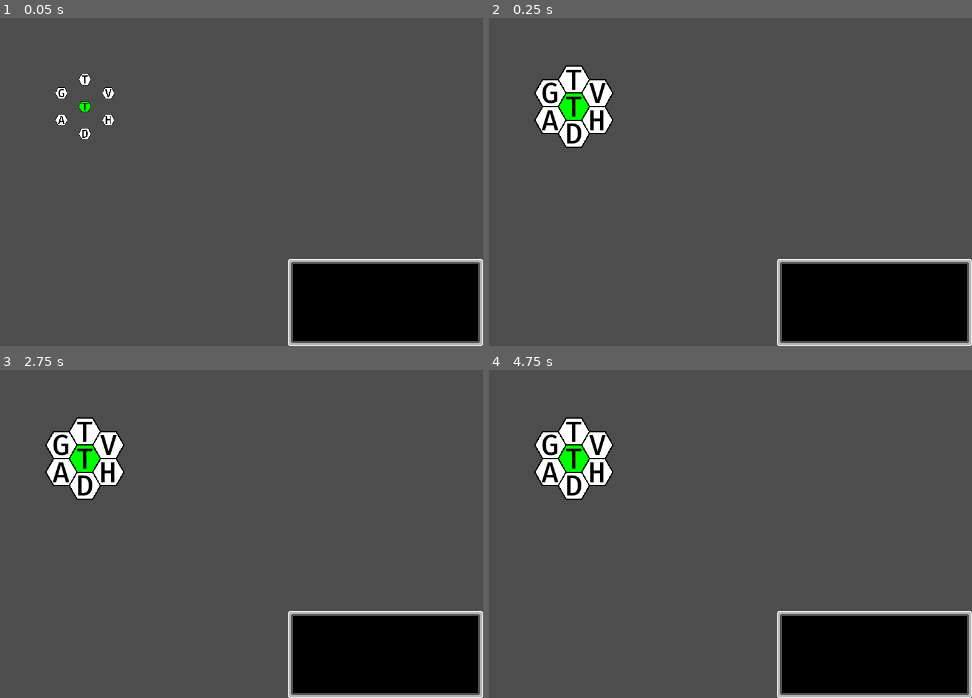
Above: before the commit, frames 1-4 (two rows, left to right).
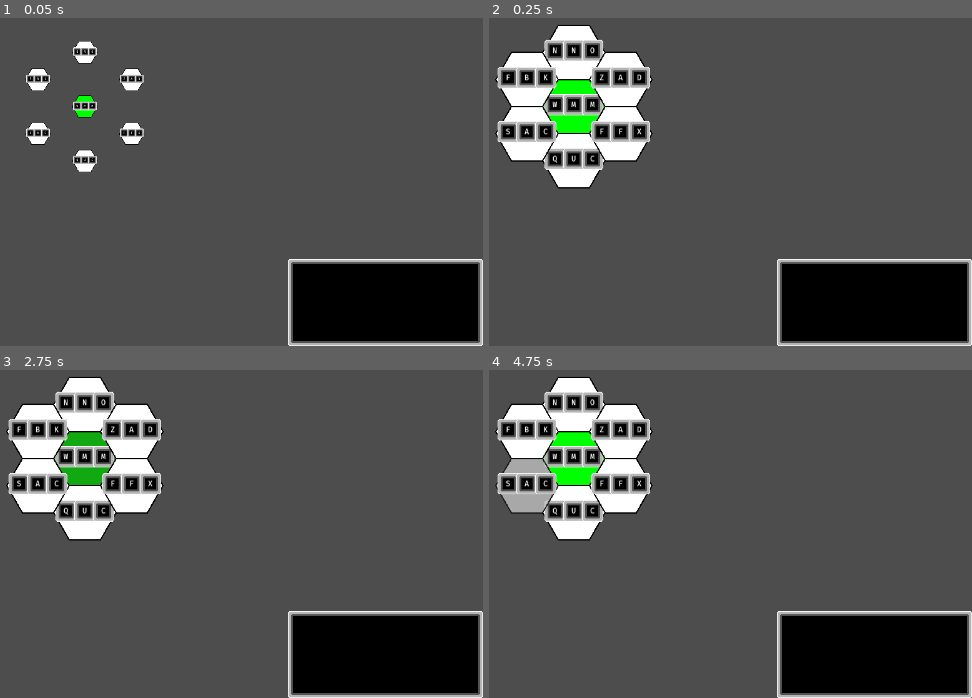
Above: after the commit, the same moments.

Repository: bjornarprytz/road-trip
Game: Godot game, scene res://main.tscn
Same seed, same stepped clock (60 frames per second), same inputs: the game is played once before the commit and once after it.
Inputs (mouse positions are in pixels of both pictures, inside the frame that each line leads up to):
- Up to frame 1 (0.05 s): no input
- Up to frame 2 (0.25 s): no input
- Up to frame 3 (2.75 s): tap Enter at 0.5, 0.6, 1.35, 2, 2.1 s; move the mouse to (86, 458) at 0.52 s; click (86, 458) at 0.67 s; tap Space at 1.25 s; move the mouse to (86, 484) at 1.27 s; click (86, 484) at 1.42 s; move the mouse to (86, 432) at 2.02 s; click (86, 432) at 2.17 s
- Up to frame 4 (4.75 s): move the mouse to (551, 445) at 2.77 s; tap Enter at 2.85, 3.6, 4.35 s; click (551, 445) at 2.92 s; move the mouse to (595, 471) at 3.52 s; click (595, 471) at 3.67 s; tap Space at 4.25 s; move the mouse to (551, 471) at 4.27 s; click (551, 471) at 4.42 s

The runs differ from the first frame. In frame 1, 2.2% of the frame differs, in the area x 5-30%, y 7-47%; in frame 2, 10%; in frame 3, 10%; in frame 4, 10%, in the area x 1-34%, y 2-53%.

Commit message:
wip wordy gameplay

Diff:
--- /dev/null
+++ b/src/action/letter.gd
@@ -0,0 +1,28 @@
+class_name Letter
+extends Control
+
+var character: String
+@onready var letter: RichTextLabel = %Text
+
+var _forecasting: bool = false
+var _completed: bool = false
+
+func _ready() -> void:
+	letter.text = character.to_upper()
+
+func forecast(on: bool):
+	_forecasting = on
+	if on:
+		print("Forecasting: %s" % character)
+		letter.modulate = Color.BLUE_VIOLET
+	else:
+		letter.modulate = Color.WHITE
+
+
+func complete():
+	_forecasting = false
+	_completed = true
+
+	letter.modulate = Color.GREEN
+
+	print("Completed letter %s" % character)
--- /dev/null
+++ b/src/action/letter.tscn
@@ -0,0 +1,22 @@
+[gd_scene load_steps=2 format=3 uid="uid://d1kgidjcgw0ic"]
+
+[ext_resource type="Script" uid="uid://d1maetuw7l58i" path="res://action/letter.gd" id="1_urufb"]
+
+[node name="Letter" type="AspectRatioContainer"]
+offset_right = 50.0
+offset_bottom = 50.0
+stretch_mode = 1
+script = ExtResource("1_urufb")
+
+[node name="Panel" type="PanelContainer" parent="."]
+layout_mode = 2
+
+[node name="Text" type="RichTextLabel" parent="Panel"]
+unique_name_in_owner = true
+layout_mode = 2
+theme_override_font_sizes/normal_font_size = 12
+text = "S"
+fit_content = true
+autowrap_mode = 0
+horizontal_alignment = 1
+vertical_alignment = 1
--- /dev/null
+++ b/src/action/puzzle.gd
@@ -0,0 +1,50 @@
+class_name Puzzle
+extends GridContainer
+
+signal complete(puzzle: Puzzle)
+
+var word: String
+
+var current_letter: Letter:
+	get:
+		return get_child(_current_index) as Letter
+
+var _current_index: int = 0
+var _is_completed = false
+
+func forecast_letter(character: String):
+	assert(character.length() == 1)
+
+	if _is_completed:
+		return
+
+	if current_letter.character.to_upper() == character.to_upper():
+		current_letter.forecast(true)
+	else:
+		current_letter.forecast(false)
+
+func commit_letter(character: String):
+	assert(character.length() == 1)
+
+	if _is_completed:
+		return
+
+	if current_letter.character.to_upper() == character.to_upper():
+		current_letter.complete()
+		_current_index += 1
+		if _current_index == word.length():
+			print("Word completed!")
+			_is_completed = true
+			complete.emit(self)
+	else:
+		current_letter.forecast(false)
+
+func set_word(new_word: String):
+	assert(new_word.length() > 0, "Puzzle must contain a word")
+	for child in get_children():
+		child.queue_free()
+	_is_completed = false
+	word = new_word
+	for character in new_word:
+		var letter = Create.letter(character)
+		add_child(letter)
--- /dev/null
+++ b/src/action/puzzle.tscn
@@ -0,0 +1,9 @@
+[gd_scene load_steps=2 format=3 uid="uid://ctycae8716wv7"]
+
+[ext_resource type="Script" uid="uid://dgt3gn2130gam" path="res://action/puzzle.gd" id="1_cgctm"]
+
+[node name="Puzzle" type="GridContainer"]
+offset_right = 40.0
+offset_bottom = 40.0
+columns = 3
+script = ExtResource("1_cgctm")
--- a/src/autoloads/factory.gd
+++ b/src/autoloads/factory.gd
@@ -4,8 +4,18 @@
 # Add factory methods for common scenes here. Access through the Create singleton
 
 var tileScene: PackedScene = preload("res://map/tile.tscn")
+var letterScene: PackedScene = preload("res://action/letter.tscn")
+var puzzleScene: PackedScene = preload("res://action/puzzle.tscn")
 
 
 func tile() -> Tile:
     var tile_node = tileScene.instantiate() as Tile
     return tile_node
+
+func letter(character: String) -> Letter:
+    if (character.length() != 1):
+        push_error("A letter must be exactly one character long")
+    var letter_node = letterScene.instantiate() as Letter
+    letter_node.character = character
+
+    return letter_node
--- a/src/autoloads/utility.gd
+++ b/src/autoloads/utility.gd
@@ -60,6 +60,16 @@
 		randf_range(-1, 1),
 		randf_range(-1, 1)
 	)
+
+static func random_word(length: int) -> String:
+	assert(length > 0)
+
+	var letters = "ABCDEFGHIJKLMNOPQRSTUVWXYZ"
+	var word = ""
+	for i in range(length):
+		word += letters[randi() % letters.length()]
+
+	return word
 
 static func fade_in(node: CanvasItem, duration: float) -> Tween:
 	var tween = node.create_tween()
--- a/src/main.gd
+++ b/src/main.gd
@@ -7,13 +7,19 @@
 
 var primed_letter: String = ""
 
+func _ready() -> void:
+	for tile in map.get_tiles():
+		tile.puzzle.complete.connect(_on_puzzle_completed.bind(tile))
+
+func _on_puzzle_completed(puzzle: Puzzle, tile: Tile):
+	tile.activate()
+	print("Activiated %s" % tile.coordinates)
 
 func _input(event: InputEvent) -> void:
 	if event is InputEventKey and event.is_pressed():
 		if primed_letter != "" and event.keycode == KEY_ENTER:
 			for tile in map.get_tiles():
-				if tile.letter.to_lower() == primed_letter.to_lower():
-					tile.activate()
+				tile.puzzle.commit_letter(primed_letter)
 			primed_letter = ""
 		elif event.keycode == KEY_ESCAPE:
 			primed_letter = ""
@@ -22,3 +28,5 @@
 			if (key_string.length() == 1):
 				primed_letter = key_string
 				print("Primed %s" % primed_letter)
+				for tile in map.get_tiles():
+					tile.puzzle.forecast_letter(primed_letter)
--- a/src/main.tscn
+++ b/src/main.tscn
@@ -9,6 +9,7 @@
 [node name="Map" parent="." instance=ExtResource("1_ig7tw")]
 unique_name_in_owner = true
 position = Vector2(643, 337)
+tileSize = 50.0
 
 [node name="UI" type="CanvasLayer" parent="."]
 
--- a/src/map/map.gd
+++ b/src/map/map.gd
@@ -132,7 +132,6 @@
 	newTile.size = tileSize
 
 	newTile.actions.push_back(TileAction.discover())
-	newTile.letter = "ABCDEFGHIJKLMNOPQRSTUVWXYZ"[randi() % 26]
 
 	newTile.onHovered.connect(_on_tile_hovered)
 	newTile.onClicked.connect(_on_tile_clicked)
--- a/src/map/tile.gd
+++ b/src/map/tile.gd
@@ -8,14 +8,6 @@
 
 var actions: Array[TileAction] = []
 var state: String
-
-@onready var letter: String:
-	set(value):
-		if (value.length() > 1):
-			push_error("Letter can't be longer than 1")
-		%Letter.text = value
-	get:
-		return %Letter.text
 
 @onready var shape: RegularPolygon:
 	get:
@@ -33,6 +25,7 @@
 
 var isHovered: bool
 @onready var baseModulate: Color = self.modulate
+@onready var puzzle: Puzzle = %Puzzle
 
 func activate() -> void:
 	print("Activating %s" % coordinates.get_key())
@@ -77,6 +70,8 @@
 	shape.clicked.connect(_on_tile_pressed)
 	shape.hovered.connect(_on_tile_hovered)
 
+	puzzle.set_word(Utility.random_word(3))
+
 func _on_tile_pressed() -> void:
 	onClicked.emit(self)
 
--- a/src/map/tile.tscn
+++ b/src/map/tile.tscn
@@ -1,7 +1,8 @@
-[gd_scene load_steps=3 format=3 uid="uid://c4ank3cirxja1"]
+[gd_scene load_steps=4 format=3 uid="uid://c4ank3cirxja1"]
 
 [ext_resource type="Script" uid="uid://d4mjw56dtrnuq" path="res://map/tile.gd" id="1_8g4um"]
 [ext_resource type="PackedScene" uid="uid://c57sfkee815gl" path="res://basic/polygon.tscn" id="1_jf52k"]
+[ext_resource type="PackedScene" uid="uid://ctycae8716wv7" path="res://action/puzzle.tscn" id="3_s4ekl"]
 
 [node name="Tile" type="Node2D"]
 script = ExtResource("1_8g4um")
@@ -12,9 +13,8 @@
 border_width = 2.0
 clickable = true
 
-[node name="Letter" type="RichTextLabel" parent="."]
+[node name="Puzzle" parent="." instance=ExtResource("3_s4ekl")]
 unique_name_in_owner = true
-texture_filter = 1
 anchors_preset = 8
 anchor_left = 0.5
 anchor_top = 0.5
@@ -26,9 +26,3 @@
 offset_bottom = 20.0
 grow_horizontal = 2
 grow_vertical = 2
-theme_override_colors/default_color = Color(0, 0, 0, 1)
-theme_override_font_sizes/normal_font_size = 46
-text = "A"
-fit_content = true
-autowrap_mode = 0
-horizontal_alignment = 1
Not shown, added: src/action/letter.gd.uid
Not shown, added: src/action/puzzle.gd.uid
